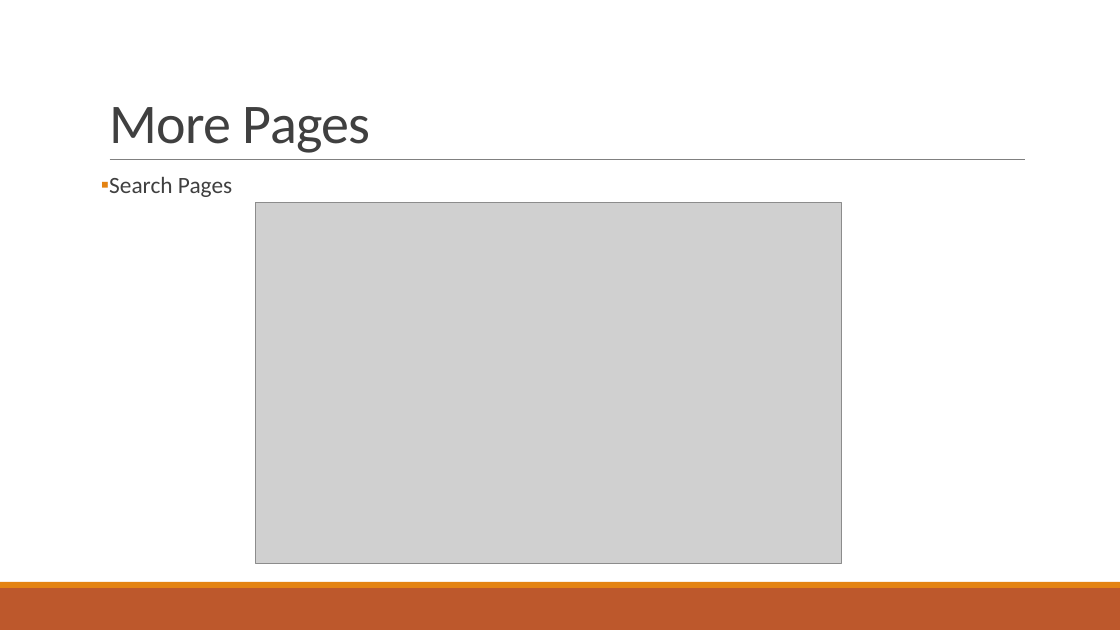
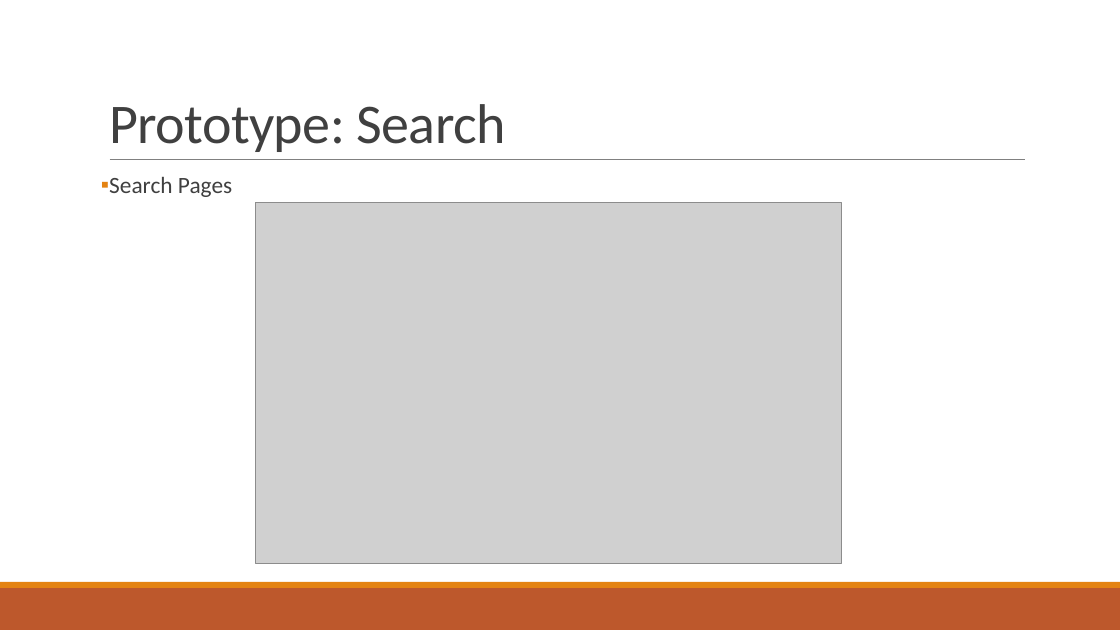
Before and after one commit to SDSMT-CSC464-F15/dancesoft, a slide deck: slide 13 of Sprint 3/client presentation/DanceSoft powerpoint sprint 3.pptx. Drawn at 1120x630 pixels with LibreOffice and Linux fonts; fonts in the diff are those of the drawing; grey boxes stand for pictures. Boxes give left, top, right and bottom in pixels: in the first picture for what was removed or moved away, otherwise in the second. Text is boxed around its words. In the diff, an @@ line names an element or a change of style, - is before the commit and + after.

```diff
--- a/Sprint 3/client presentation/DanceSoft powerpoint sprint 3.pptx
+++ b/Sprint 3/client presentation/DanceSoft powerpoint sprint 3.pptx
@@ title at bbox=[109, 104, 506, 152]: text changed @@
-More Pages
+Prototype: Search
```
Also in this commit, not shown: 7 other slides changed, 2 slides added, 2 slides removed, 40 other files.
